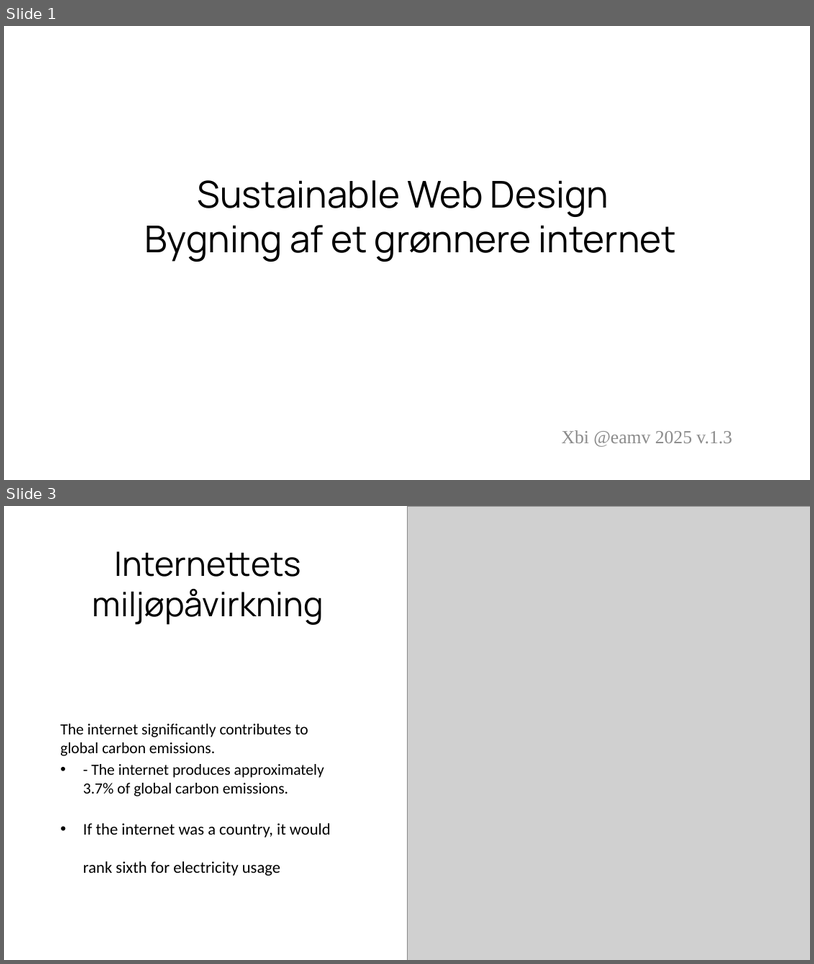
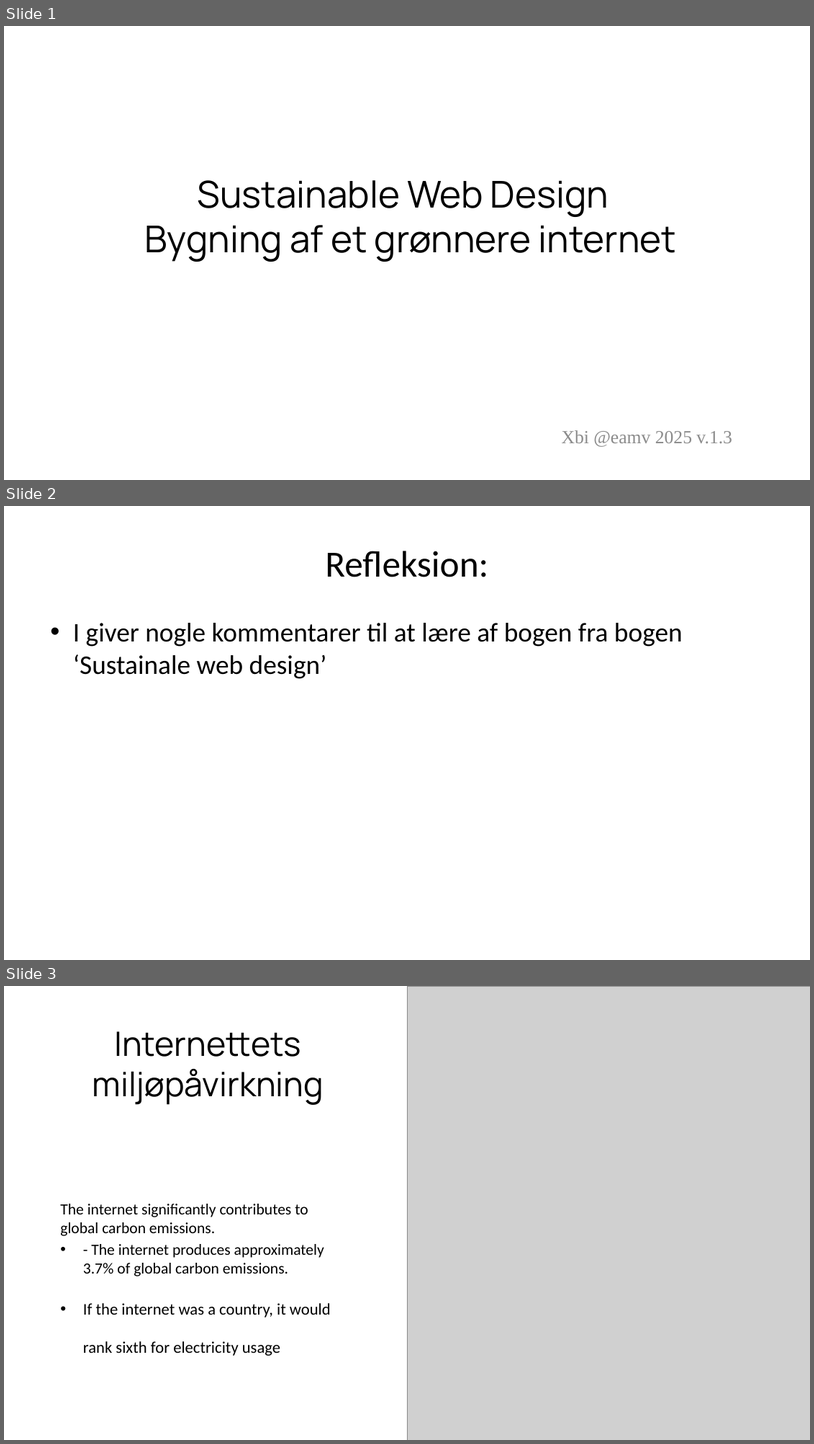
Before and after one commit to xbibogo/MMD24, a slide deck: semester2 PPT/Sustainable_Web_Presentation_Updated.pptx. Shown one above the other, each under a label of ours: slides 1 and 3 before the commit, slides 1, 2 and 3 after it; the slides between them are not shown. The pictures are 814x964 and 814x1444 pixels, drawn with LibreOffice and Linux fonts; fonts in the diff are those of the drawing; grey boxes stand for pictures. Boxes give left, top, right and bottom in pixels: in the first picture for what was removed or moved away, otherwise in the second. Text is boxed around its words. In the diff, an @@ line names an element or a change of style, - is before the commit and + after.

```diff
--- a/semester2 PPT/Sustainable_Web_Presentation_Updated.pptx
+++ b/semester2 PPT/Sustainable_Web_Presentation_Updated.pptx
@@ slide 2 added at [4,506,810,960], background #FFFFFF @@
@@ title added at [325,551,489,577], 44 pt, text #000000 @@
+Refleksion:
@@ text added at [73,623,683,679], 32 pt, text #000000 @@
+• I giver nogle kommentarer til at lære af bogen fra bogen ‘Sustainale web design’
```
Also in this commit, not shown: 1 slide changed, 1 other slide added, 1 slide removed, 10 other files.
